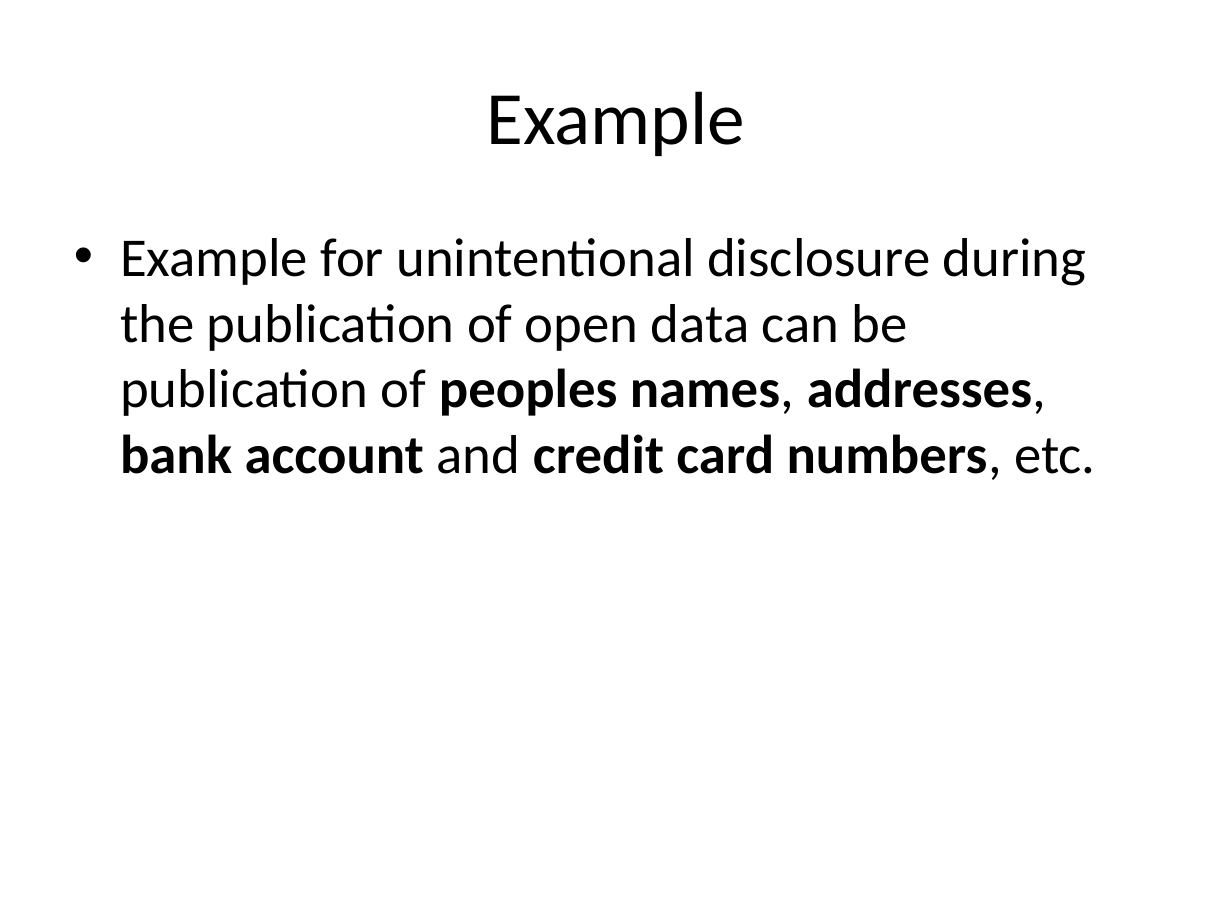
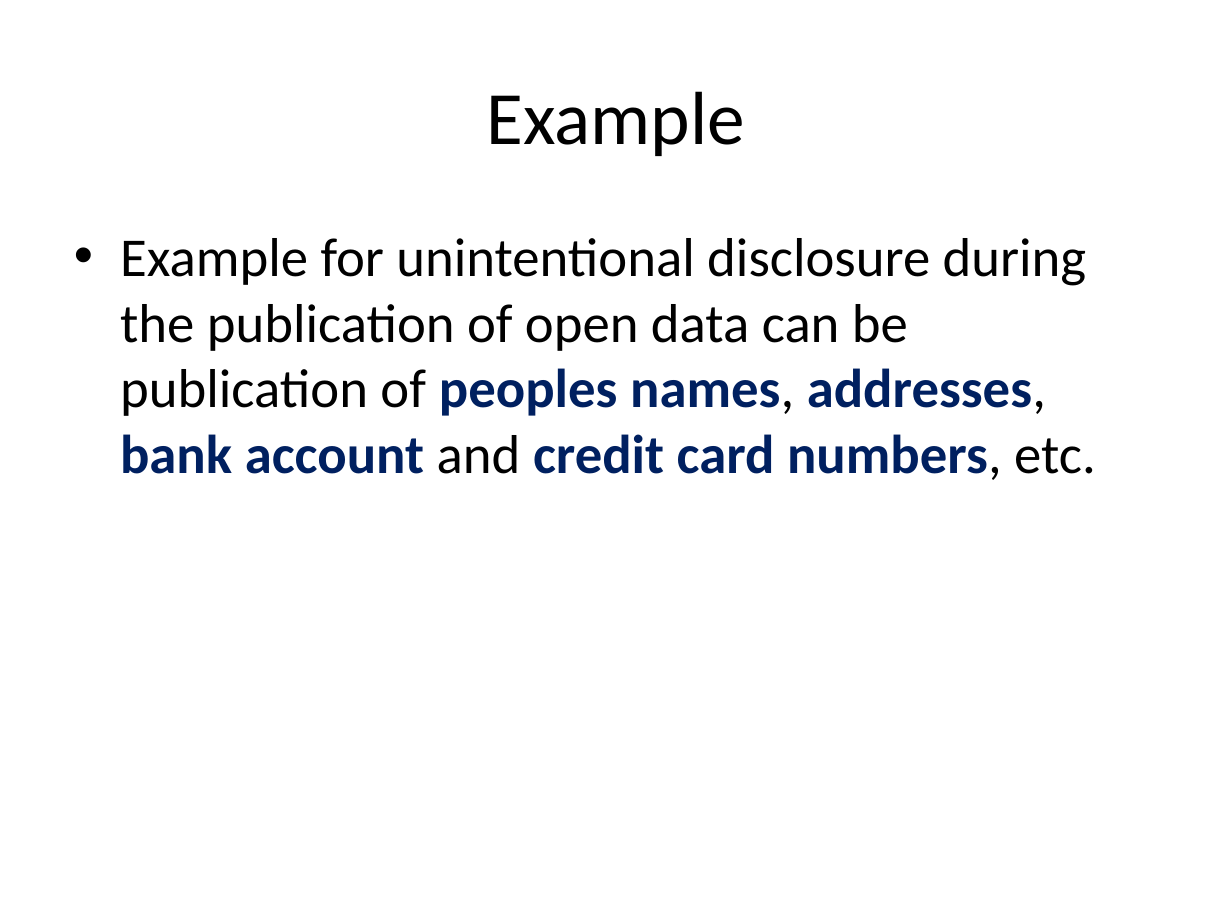
Before and after one commit to seyyaw/rhok-hack-sensitive-data, a slide deck: slide 3 of grefine-rhok-extension/doc/presentation.pptx. Drawn at 1232x924 pixels with LibreOffice and Linux fonts; fonts in the diff are those of the drawing. Boxes give left, top, right and bottom in pixels: in the first picture for what was removed or moved away, otherwise in the second. Text is boxed around its words. In the diff, an @@ line names an element or a change of style, - is before the commit and + after.

```diff
--- a/grefine-rhok-extension/doc/presentation.pptx
+++ b/grefine-rhok-extension/doc/presentation.pptx
@@ text "Example for unintentional disclosure during ..." at [120,238,1096,480]: text colour #000000 to #002060 in "peoples names, addresses, bank account credit card ..." @@
```
Also in this commit, not shown: 4 other slides changed, 1 slide added, 2 slides removed.
